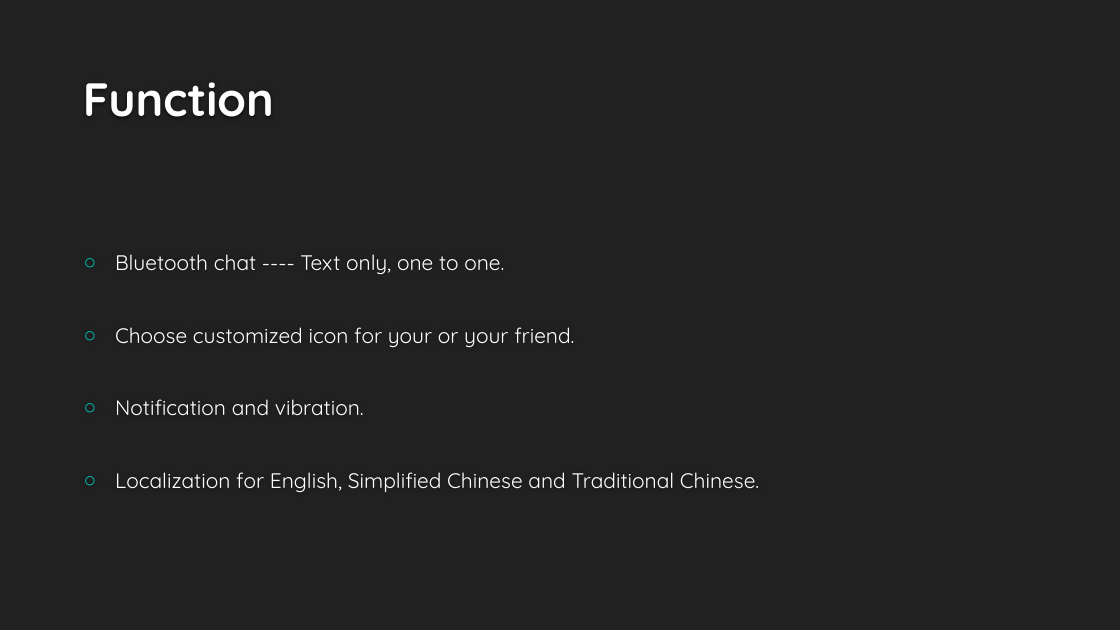
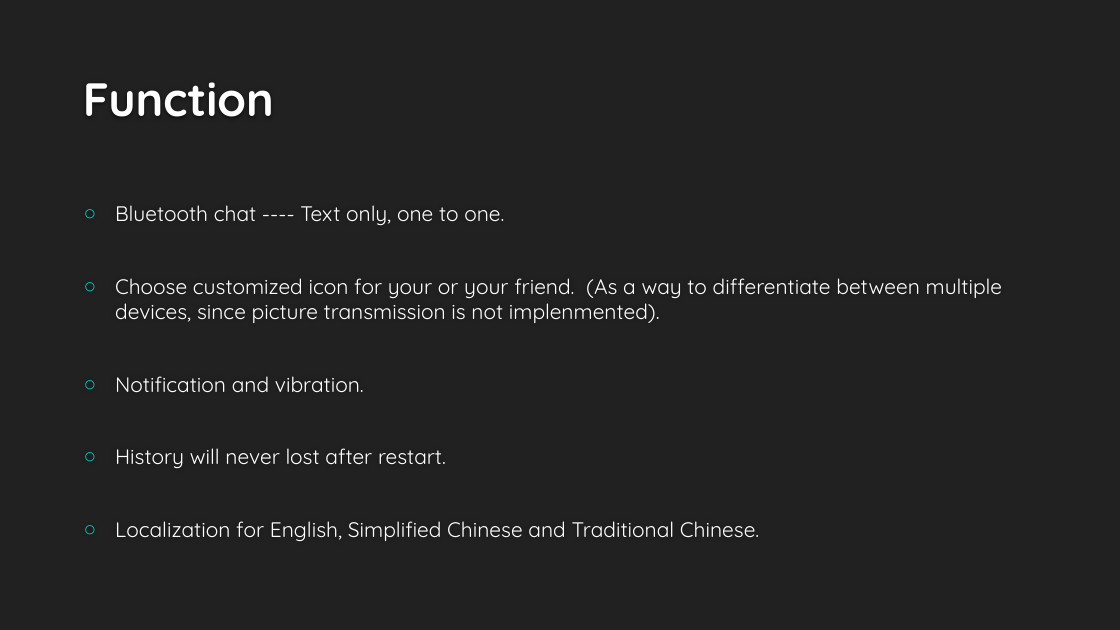
Before and after one commit to peiZ-peter/BluetoothChat, a slide deck: slide 3 of Presentation.pptx. Drawn at 1120x630 pixels with LibreOffice and Linux fonts; fonts in the diff are those of the drawing; background and template pictures are left out. Boxes give left, top, right and bottom in pixels: in the first picture for what was removed or moved away, otherwise in the second. Text is boxed around its words. In the diff, an @@ line names an element or a change of style, - is before the commit and + after.

```diff
--- a/Presentation.pptx
+++ b/Presentation.pptx
@@ text at (115,278,1002,323): text changed @@
-○ Choose customized icon for your or your friend.
+○ Choose customized icon for your or your friend. (As a way to differentiate between multiple devices, since picture transmission is not implenmented).
@@ text at (115,448,446,468): paragraph added @@
+○ History will never lost after restart.
```
Also in this commit, not shown: 14 slides added, 26 other files.
